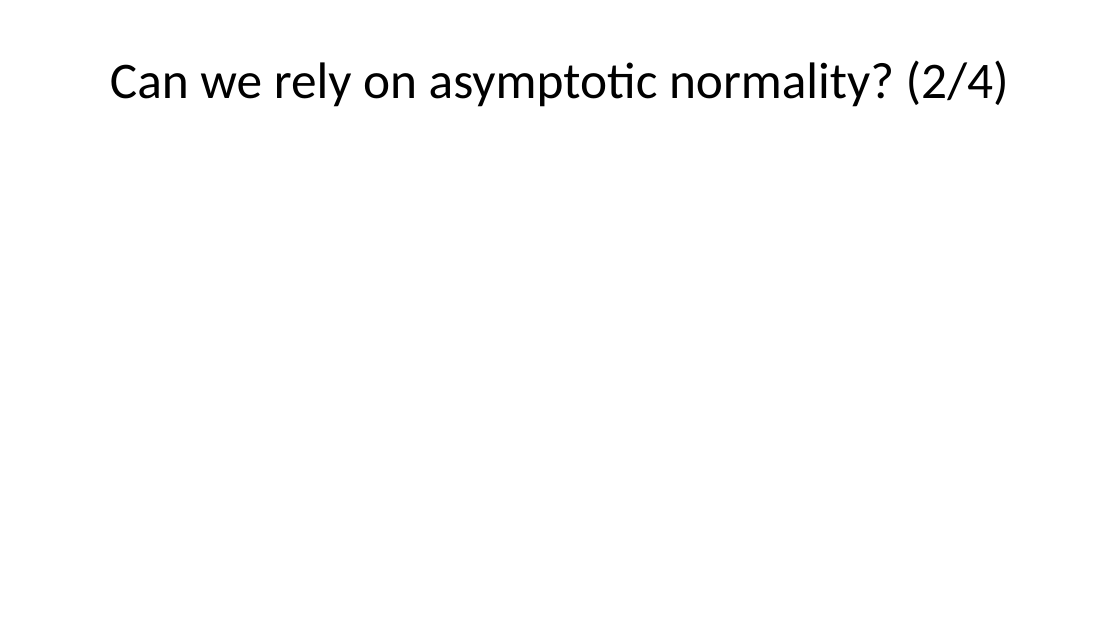
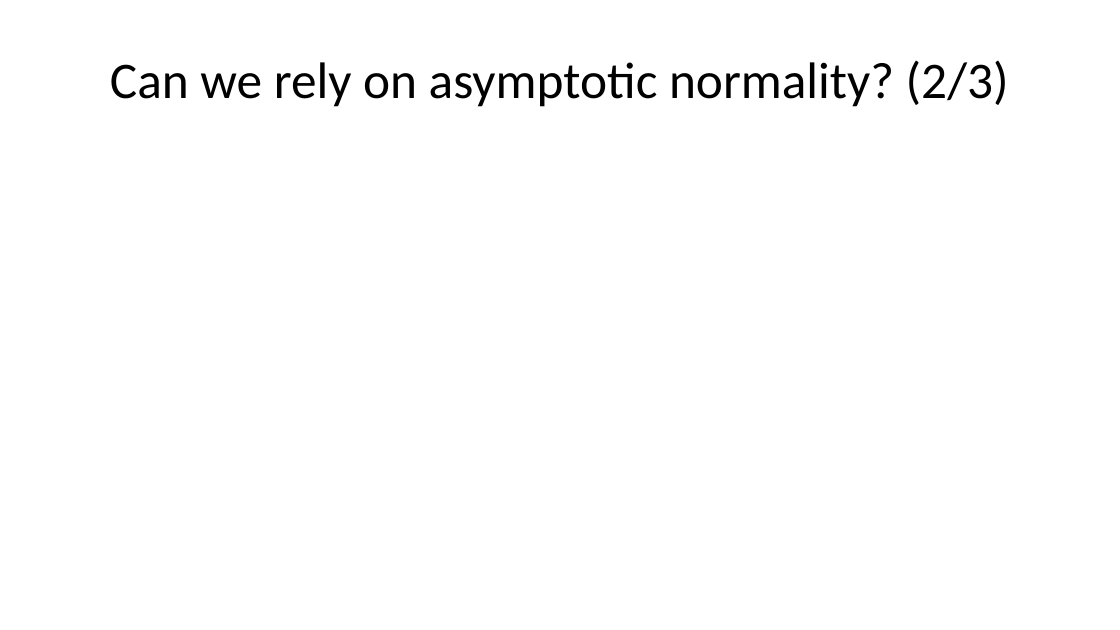
Before and after one commit to pmean/papers-and-presentations, a slide deck: slide 8 of bootstrap/src/bootstrap-slides.pptx (slide 5 before the commit). Drawn at 1120x630 pixels with LibreOffice and Linux fonts; fonts in the diff are those of the drawing. Boxes give left, top, right and bottom in pixels: in the first picture for what was removed or moved away, otherwise in the second. Text is boxed around its words. In the diff, an @@ line names an element or a change of style, - is before the commit and + after.

```diff
--- a/bootstrap/src/bootstrap-slides.pptx
+++ b/bootstrap/src/bootstrap-slides.pptx
@@ title at (110, 60, 1009, 107): text changed @@
-Can we rely on asymptotic normality? (2/4)
+Can we rely on asymptotic normality? (2/3)
```
Also in this commit, not shown: 4 other slides changed, 5 slides added, 1 slide removed, 3 other files.
